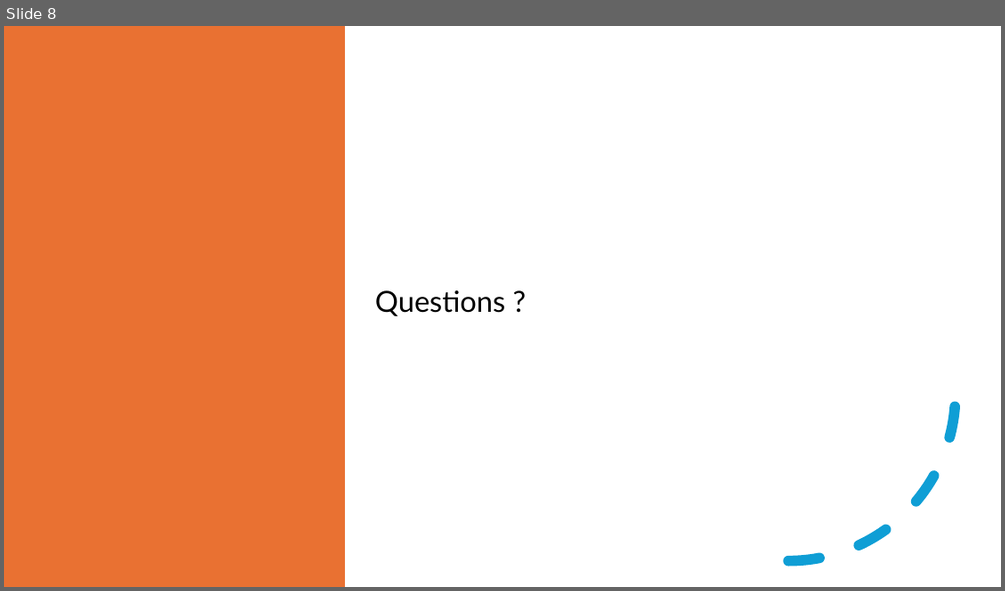
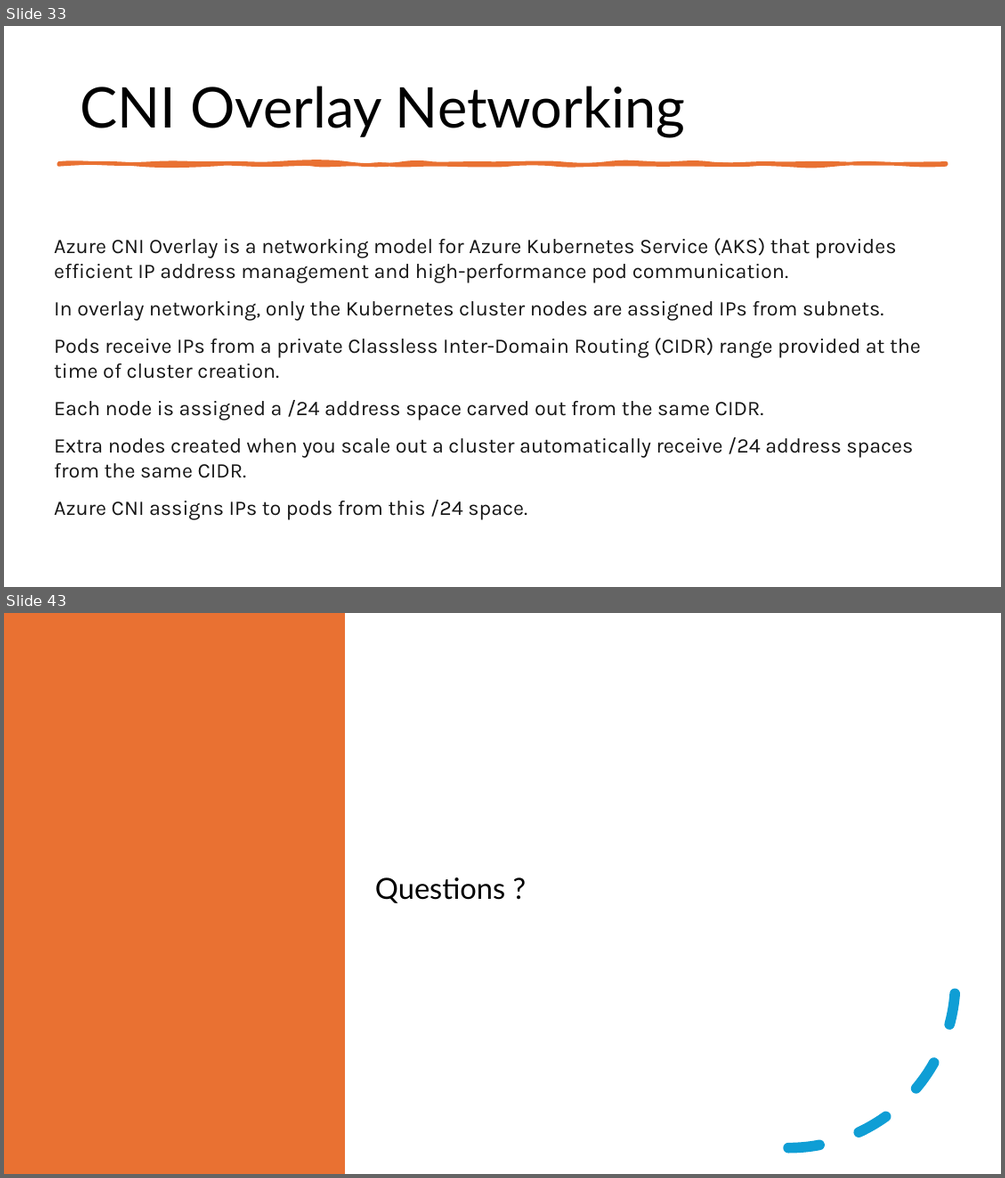
Before and after one commit to fhbilgen/AKSWorkshop, a slide deck: AKS_04_Networking.pptx. Shown one above the other, each under a label of ours: slide 8 before the commit, slides 33 and 43 after it; the slides between them are not shown. The pictures are 1005x591 and 1005x1178 pixels, drawn with LibreOffice and Linux fonts; fonts in the diff are those of the drawing. Boxes give left, top, right and bottom in pixels: in the first picture for what was removed or moved away, otherwise in the second. Text is boxed around its words. In the diff, an @@ line names an element or a change of style, - is before the commit and + after.

Commit message:
Adding topics to Networking

```diff
--- a/AKS_04_Networking.pptx
+++ b/AKS_04_Networking.pptx
@@ slide 33 added at bbox=[4, 26, 1001, 587], background #FFFFFF @@
@@ title added at bbox=[80, 86, 685, 138], 54 pt, text #000000 @@
+CNI Overlay Networking
@@ freeform shape added at bbox=[58, 163, 947, 164], fill #E97132, outline #E97132 3.25 pt @@
@@ text added at bbox=[54, 238, 921, 520], 20 pt, text #161616 @@
+Azure CNI Overlay is a networking model for Azure Kubernetes Service (AKS) that provides efficient IP address management and high-performance pod communication.
+In overlay networking, only the Kubernetes cluster nodes are assigned IPs from subnets.
+Pods receive IPs from a private Classless Inter-Domain Routing (CIDR) range provided at the time of cluster creation.
+Each node is assigned a /24 address space carved out from the same CIDR.
+Extra nodes created when you scale out a cluster automatically receive /24 address spaces from the same CIDR.
+Azure CNI assigns IPs to pods from this /24 space.
@@ what was slide 8 is now slide 43 @@
```
Also in this commit, not shown: 34 other slides added, 6 other files.
